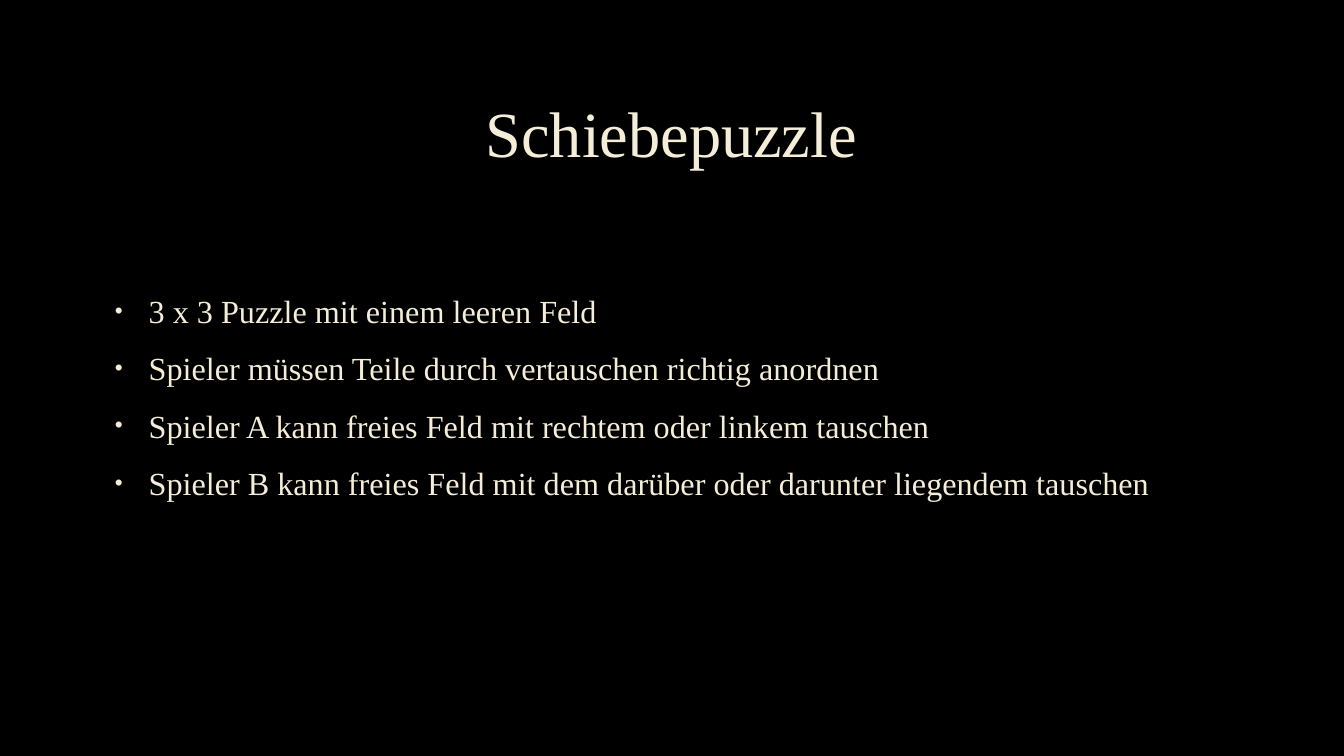
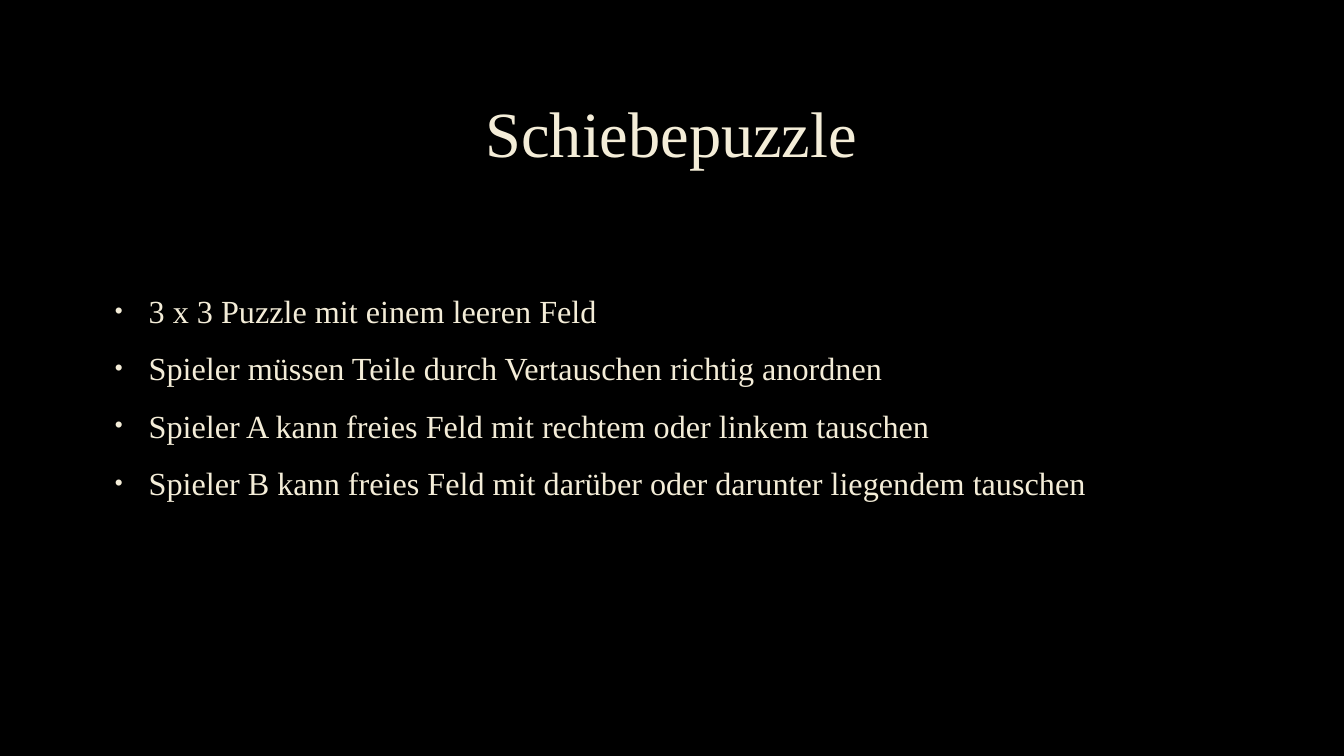
Before and after one commit to ChristophLasinger/Youre-not-alone, a slide deck: slide 6 of documents/final_Presentation.pptx. Drawn at 1344x756 pixels with LibreOffice and Linux fonts; fonts in the diff are those of the drawing; background and template pictures are left out. Boxes give left, top, right and bottom in pixels: in the first picture for what was removed or moved away, otherwise in the second. Text is boxed around its words. In the diff, an @@ line names an element or a change of style, - is before the commit and + after.

```diff
--- a/documents/final_Presentation.pptx
+++ b/documents/final_Presentation.pptx
@@ text at bbox=[149, 357, 882, 387]: text changed @@
-• Spieler müssen Teile durch vertauschen richtig anordnen
+• Spieler müssen Teile durch Vertauschen richtig anordnen
@@ text at bbox=[149, 472, 1086, 502]: text changed @@
-• Spieler B kann freies Feld mit dem darüber oder darunter liegendem tauschen
+• Spieler B kann freies Feld mit darüber oder darunter liegendem tauschen
```
